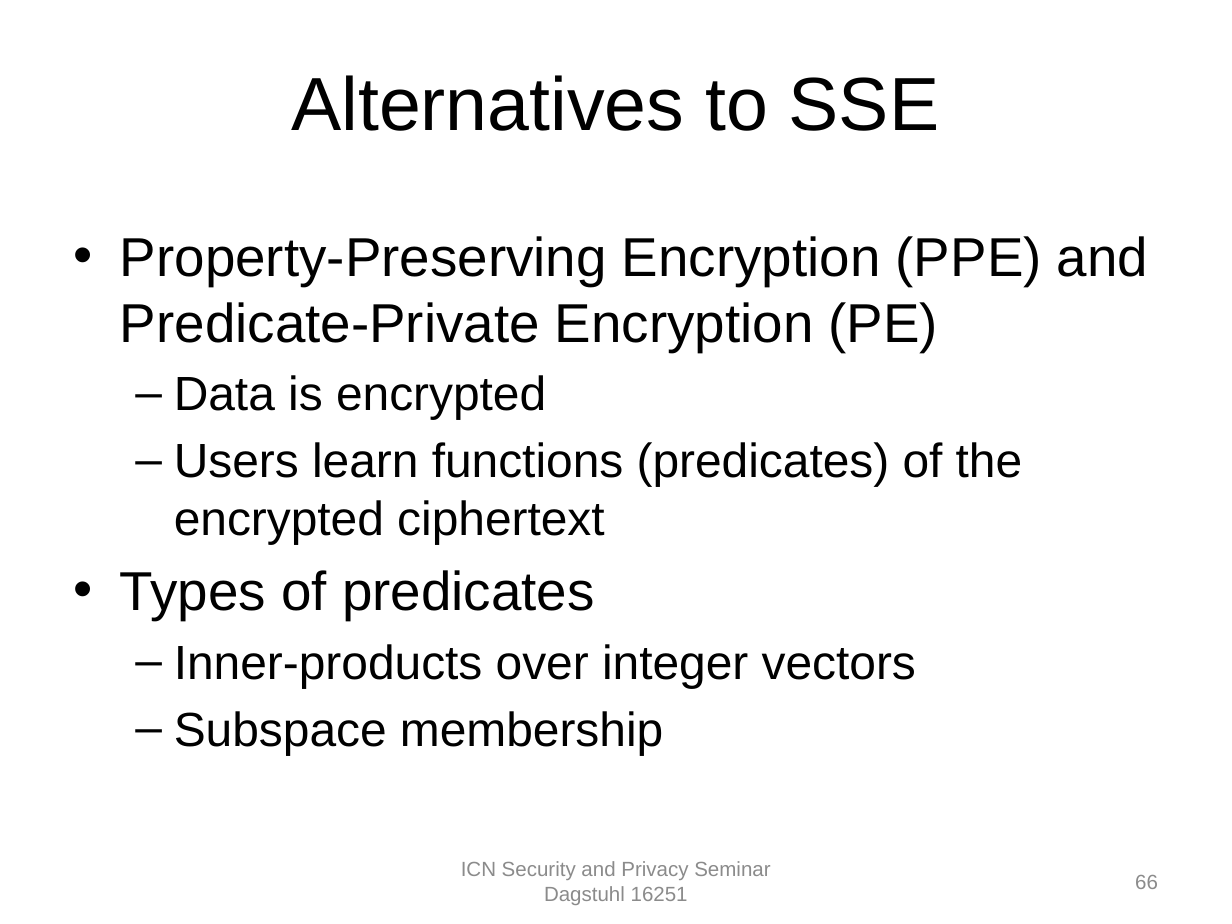
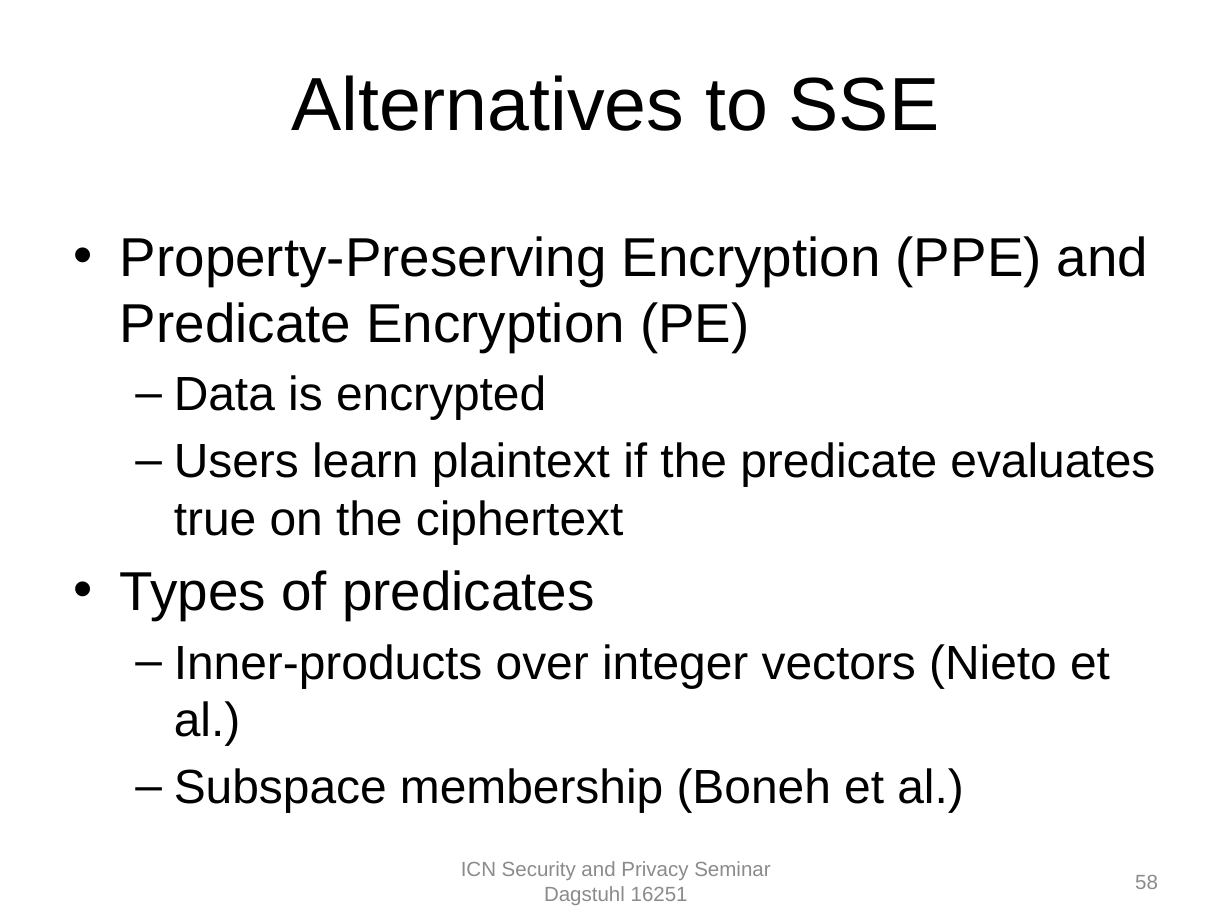
Before and after one commit to chris-wood/dagstuhl16-icn-privacy, a slide deck: slide 58 of talks/crypto_overview.pptx (slide 66 before the commit). Drawn at 1232x924 pixels with LibreOffice and Linux fonts; fonts in the diff are those of the drawing; background and template pictures are left out. Boxes give left, top, right and bottom in pixels: in the first picture for what was removed or moved away, otherwise in the second. Text is boxed around its words. In the diff, an @@ line names an element or a change of style, - is before the commit and + after.

Commit message:
More updates

```diff
--- a/talks/crypto_overview.pptx
+++ b/talks/crypto_overview.pptx
@@ text at [120, 236, 1148, 352]: text changed @@
-• Property-Preserving Encryption (PPE) and Predicate-Private Encryption (PE)
+• Property-Preserving Encryption (PPE) and Predicate Encryption (PE)
@@ text at [174, 442, 1155, 544]: text changed @@
-  – Users learn functions (predicates) of the encrypted ciphertext
+  – Users learn plaintext if the predicate evaluates true on the ciphertext
@@ text at [174, 644, 1110, 812]: text changed @@
-  – Inner-products over integer vectors
-  – Subspace membership
+  – Inner-products over integer vectors (Nieto et al.)
+  – Subspace membership (Boneh et al.)
@@ page number at [1135, 875, 1158, 889]: text changed @@
-66
+58
```
Also in this commit, not shown: 27 other slides changed, 3 slides added, 14 slides removed.
